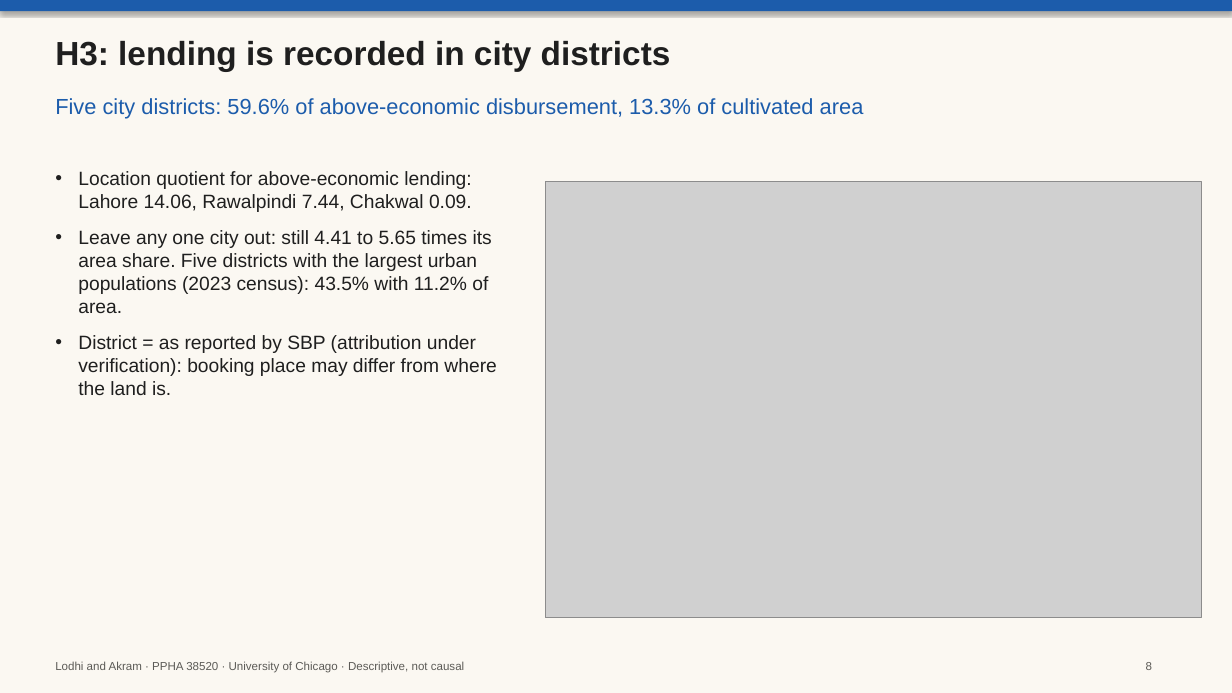
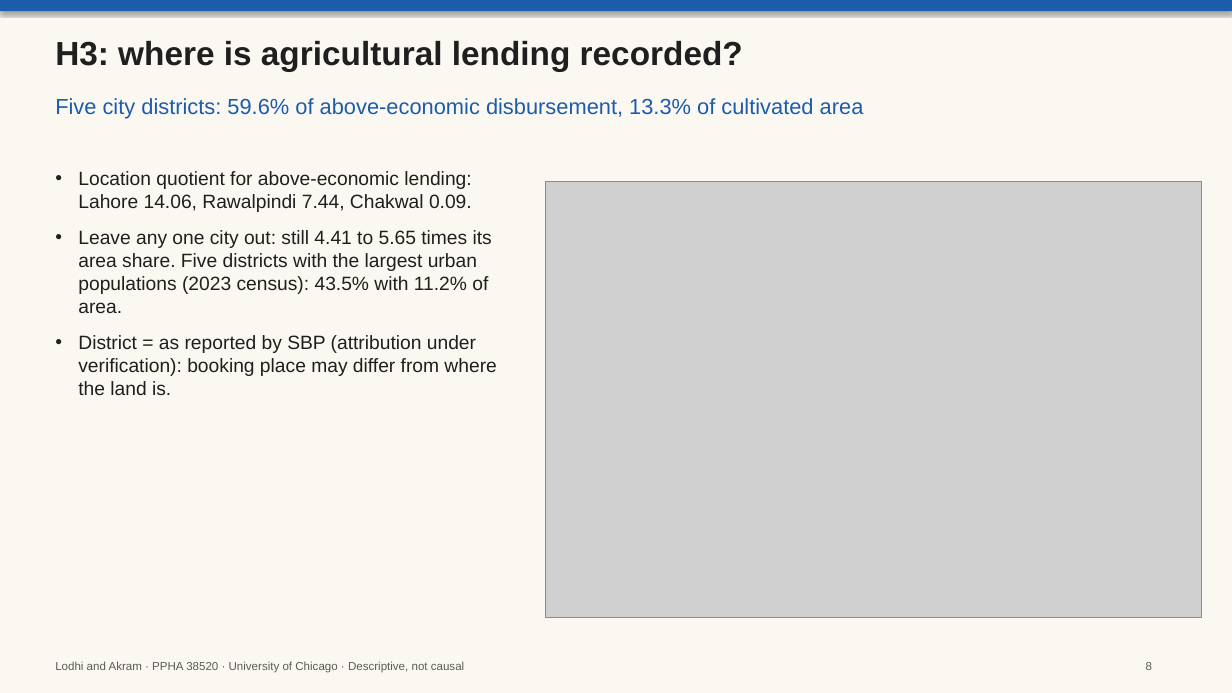
Before and after one commit to ahmedrazakhanlodhi/arhti-project, a slide deck: slide 8 of outputs/slides/arhti_slides.pptx. Drawn at 1232x693 pixels with LibreOffice and Linux fonts; fonts in the diff are those of the drawing; grey boxes stand for pictures. Boxes give left, top, right and bottom in pixels: in the first picture for what was removed or moved away, otherwise in the second. Text is boxed around its words. In the diff, an @@ line names an element or a change of style, - is before the commit and + after.

```diff
--- a/outputs/slides/arhti_slides.pptx
+++ b/outputs/slides/arhti_slides.pptx
@@ text at box(55, 41, 743, 71): text changed @@
-H3: lending is recorded in city districts
+H3: where is agricultural lending recorded?
```
Also in this commit, not shown: 6 other slides changed, 11 other files.
